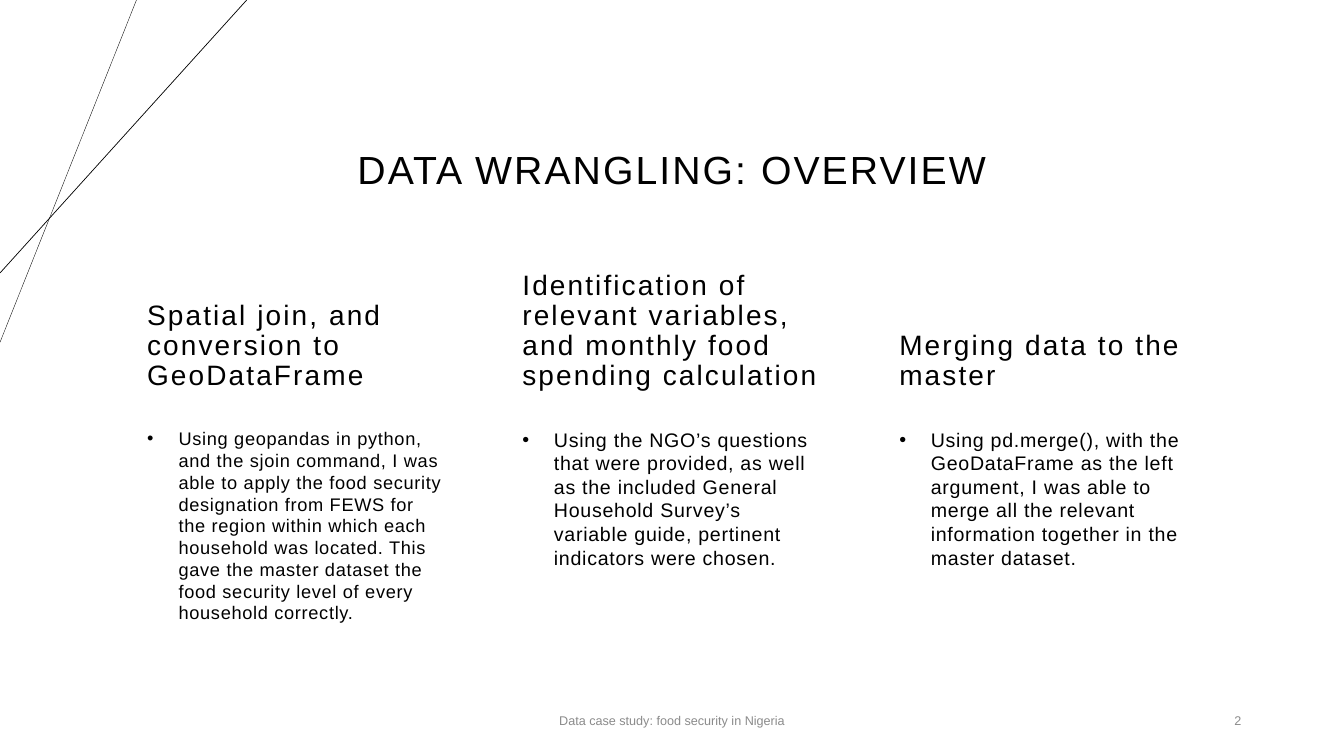
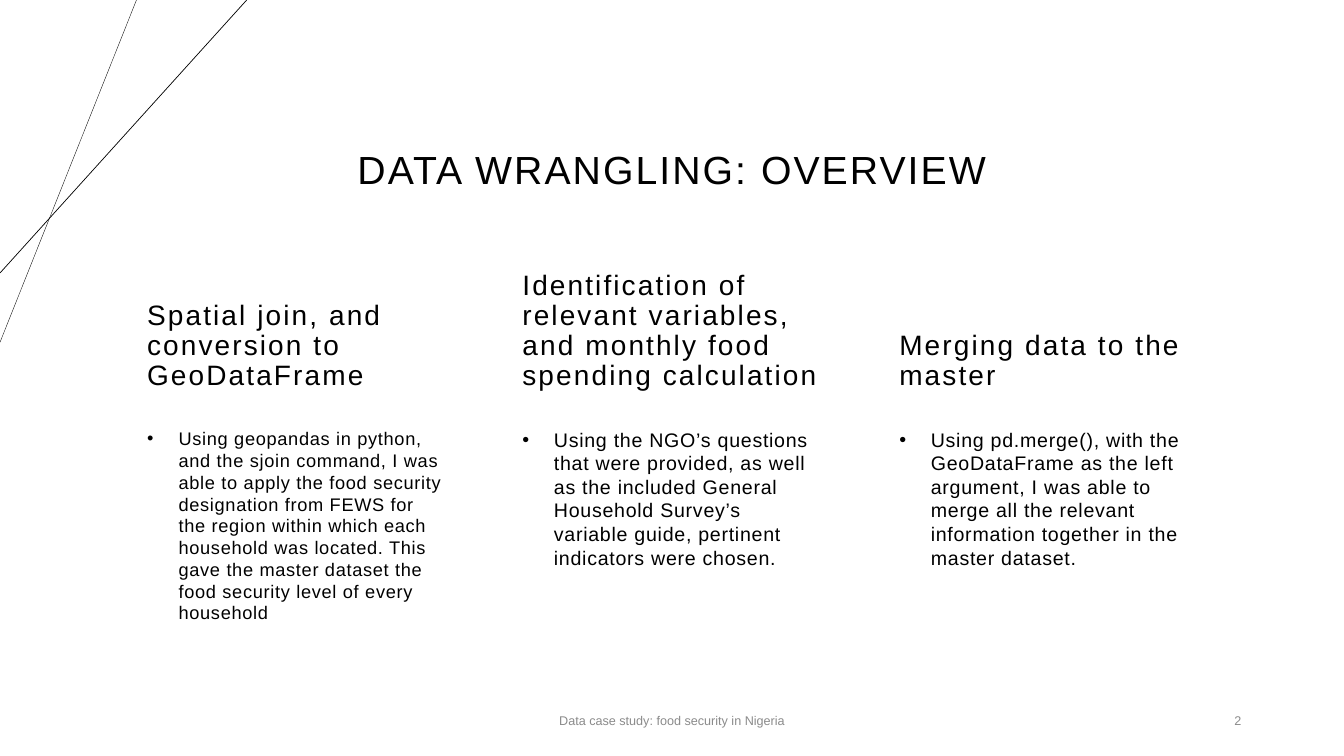
Before and after one commit to jpdoyle123/Fraym_Data_Case, a slide deck: slide 2 of data_case_study.pptx. Drawn at 1344x756 pixels with LibreOffice and Linux fonts; fonts in the diff are those of the drawing. Boxes give left, top, right and bottom in pixels: in the first picture for what was removed or moved away, otherwise in the second. Text is boxed around its words. In the diff, an @@ line names an element or a change of style, - is before the commit and + after.

```diff
--- a/data_case_study.pptx
+++ b/data_case_study.pptx
@@ text at box(179, 431, 440, 619): text changed @@
-• Using geopandas in python, and the sjoin command, I was able to apply the food security designation from FEWS for the region within which each household was located. This gave the master dataset the food security level of every household correctly.
+• Using geopandas in python, and the sjoin command, I was able to apply the food security designation from FEWS for the region within which each household was located. This gave the master dataset the food security level of every household
```
Also in this commit, not shown: 2 other slides changed.
